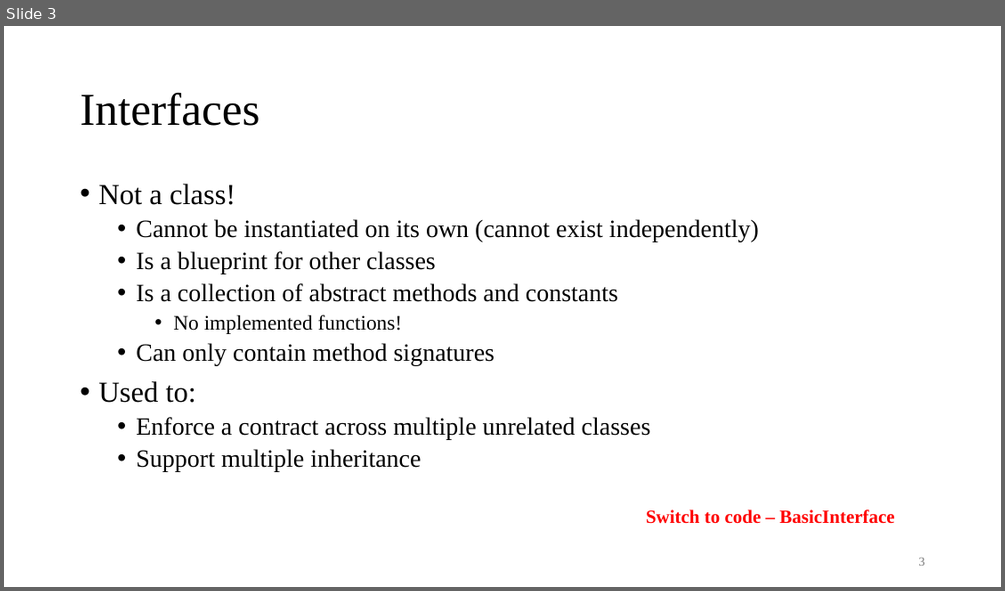
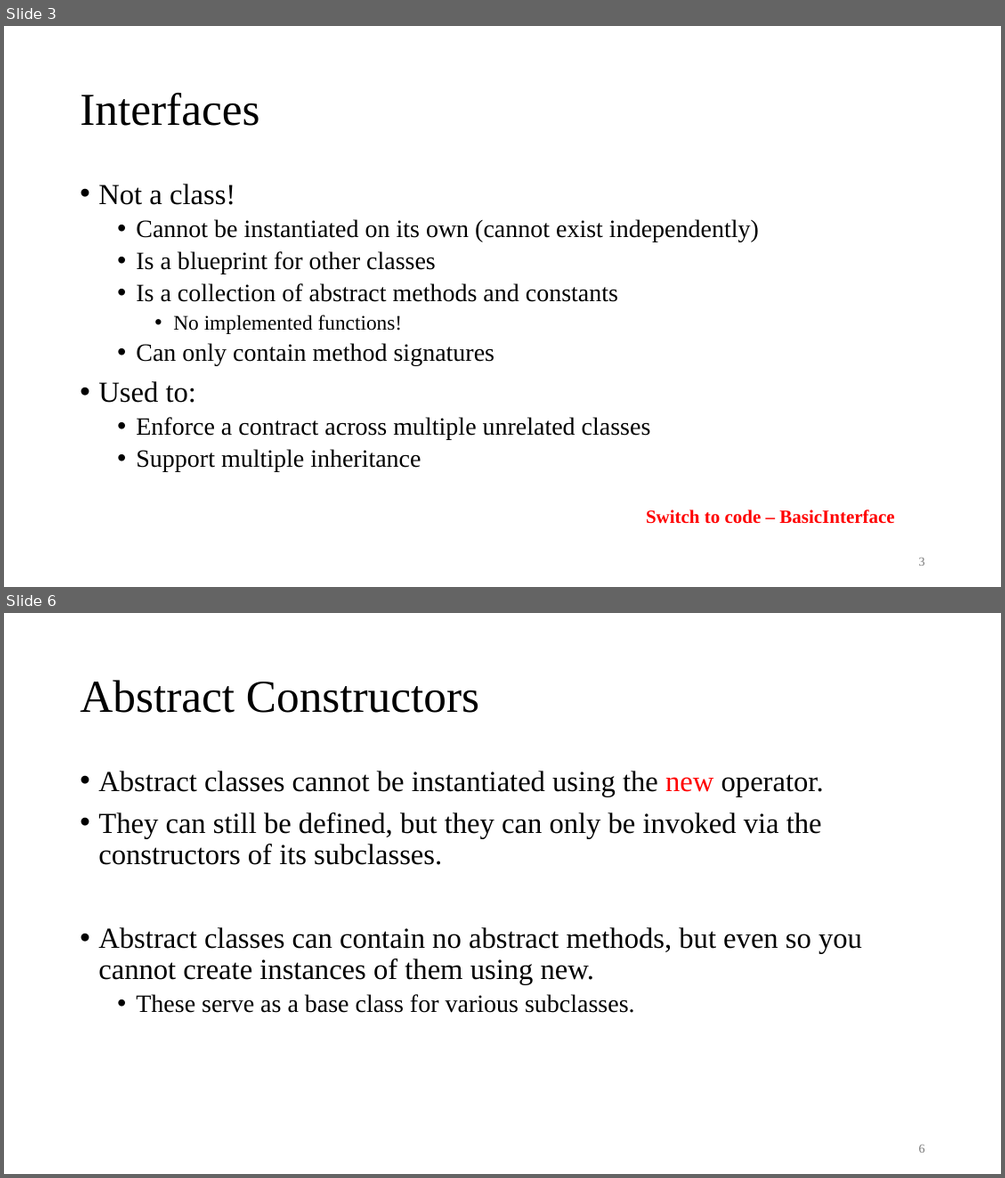
Before and after one commit to AughdonBreslin/CS501IntroToJava, a slide deck: Lectures/12_Abstract_Classes_&_Interfaces.pptx. Shown one above the other, each under a label of ours: slide 3 before the commit, slides 3 and 6 after it; the slides between them are not shown. The pictures are 1005x591 and 1005x1178 pixels, drawn with LibreOffice and Linux fonts; fonts in the diff are those of the drawing. Boxes give left, top, right and bottom in pixels: in the first picture for what was removed or moved away, otherwise in the second. Text is boxed around its words. In the diff, an @@ line names an element or a change of style, - is before the commit and + after.

```diff
--- a/Lectures/12_Abstract_Classes_&_Interfaces.pptx
+++ b/Lectures/12_Abstract_Classes_&_Interfaces.pptx
@@ slide 6 added at bbox=[4, 613, 1001, 1174], background #FFFFFF @@
@@ title added at bbox=[80, 680, 479, 713], 44 pt, text #000000 @@
+Abstract Constructors
@@ text added at bbox=[98, 771, 862, 1013], 28 pt, text #000000 @@
+• Abstract classes cannot be instantiated using the new operator.
+• They can still be defined, but they can only be invoked via the constructors of its subclasses.
+• Abstract classes can contain no abstract methods, but even so you cannot create instances of them using new.
+  • These serve as a base class for various subclasses.
@@ page number added at bbox=[919, 1144, 925, 1152], 12 pt, text #797979 @@
+6
```
Also in this commit, not shown: 23 other slides added, 23 other files.
